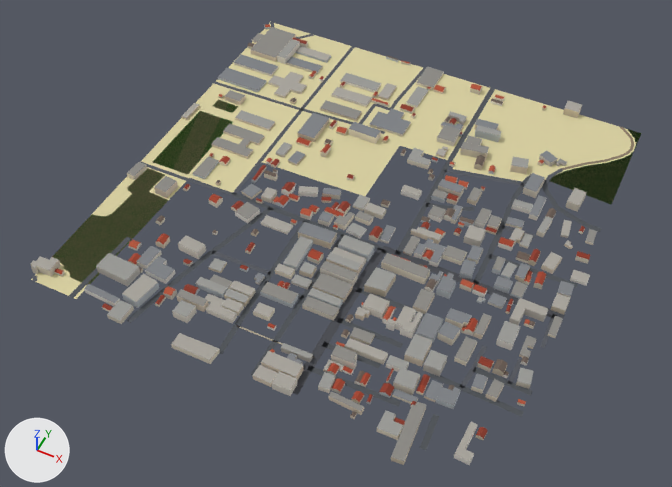
Before and after pictures for a commit that changed the glTF model public/tiles/-2_2.lod0.glb.
Rendered twice from a 50 mm lens placed at (299.0, -653.0, 733.0), pointed at (-4.0, -47.0, -25.0). The lights are fixed; the arrows at lower left show +X, +Y and +Z. The first picture is the older version. Where no turn or scale is listed for an object, it has been applied to the vertices. Vertices at exactly the same position are counted once.

Objects in the first picture: 'buildings_roofs', 'buildings_walls', 'landuse', 'roads'.
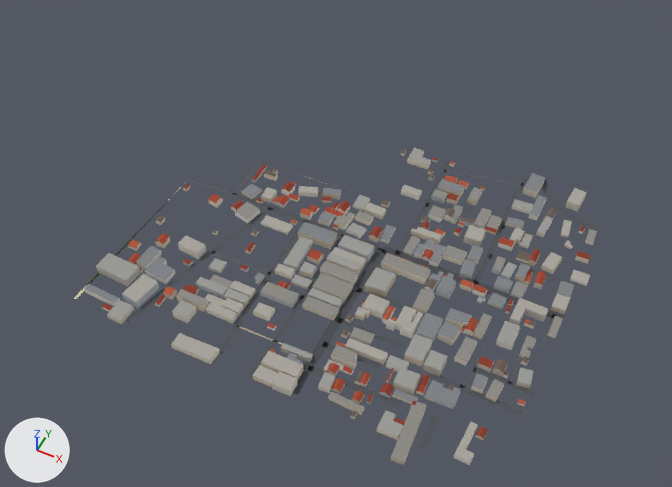
Where the newer file only moved an object's origin or applied its transform, the numbers keep the older frame.

What differs and where, as boxes [x1, y1, x2, y2] in the pictures (672 x 487 px; the box of a moved part takes in the faces that stretch with it):
'buildings_roofs', reshaped (9% narrower, 28% shorter)
    before: [31, 24, 597, 461]
    after: [84, 148, 597, 461]
'landuse', reshaped
    before: [31, 23, 641, 299]
    after: [74, 176, 323, 299]
'buildings_walls', reshaped (9% narrower, 29% shorter)
    before: [31, 25, 593, 465]
    after: [84, 151, 593, 465]
'roads', reshaped (21% narrower, 32% shorter)
    before: [32, 22, 634, 450]
    after: [127, 160, 601, 450]
part 1 of me_landuse, deleted (green)
    before: [153, 111, 233, 175]
part 2 of me_landuse, deleted
    before: [213, 100, 238, 113]
part 3 of me_landuse, cut back
    before: [31, 23, 641, 299]
    after: [74, 176, 323, 299]
part 4 of me_roads, deleted
    before: [32, 22, 634, 298]
part 5 of me_roads, moved or reshaped
    before: [141, 46, 355, 196]
    after: [187, 161, 261, 196]
part 6 of me_roads, moved or reshaped
    before: [544, 168, 563, 183]
    after: [442, 160, 549, 183]
part 7 of me_roads, deleted
    before: [442, 88, 495, 171]
part 8 of me_buildings_walls, deleted
    before: [31, 25, 582, 277]
part 9 of me_buildings_roofs, deleted
    before: [31, 24, 582, 274]

The change, as a list of edits to the scene's bpy script:
```text
Change me_landuse:
    used by ob_landuse; location = (0.0, 0.0, 0.0)
    remove me_landuse.from_pydata(...)  # 61 vertices, 56 faces; spans x -250.0..250.0, y -250.0..250.0, z 0.0
    add me_landuse.from_pydata(...)  # 22 vertices, 10 faces; spans x -196.0..250.0, y -250.0..126.0, z 0.0
    me_landuse part 1: the loose piece of 5 vertices spanning x -238.0..-190.0, y -49.0..53.0, z 0.0 is deleted
    me_landuse part 2: the loose piece of 4 vertices spanning x -229.0..-199.0, y 65.0..80.0, z 0.0 is deleted
    me_landuse part 3
    36 vertices are removed from x -250.0..250.0, y -250.0..250.0, z 0.0
    50 faces are deleted
    2 vertices move from x -197.0..152.0, y -92.0..110.0, z 0.0 to x -188.0..155.0, y -92.0..125.0, z 0.0
    6 vertices are added at (-196.0, -250.0, 0.0), (-153.0, -51.0, 0.0), (-130.0, -37.0, 0.0), (-129.0, 7.0, 0.0), (155.0, 126.0, 0.0), (-195.0, -230.0, 0.0)
    9 new faces join them
Change me_roads:
    used by ob_roads; location = (0.0, 0.0, 0.0)
    remove me_roads.from_pydata(...)  # 321 vertices, 240 faces; spans x -251.0..251.0, y -251.0..251.0, z 0.0
    add me_roads.from_pydata(...)  # 228 vertices, 160 faces; spans x -185.0..251.0, y -250.0..124.0, z 0.0
    me_roads part 4: 7 loose pieces with 88 vertices, spanning x -251.0..249.0, y -251.0..251.0, z 0.0, are deleted
    me_roads part 5: 8 vertices removed from x -250.0..-124.0, y -59.0..250.0, z 0.0; 4 vertices added at x -185.0..-125.0, y -58.0..6.0, z 0.0
    me_roads part 6: 4 vertices removed from x 175.0..187.0, y 131.0..149.0, z 0.0; 4 vertices added at x 63.0..178.0, y 104.0..124.0, z 0.0
    me_roads part 7: 2 vertices removed from x 62.0..68.0, y 250.0, z 0.0
    other edits to the shape of me_roads do not show in these pictures
Change me_buildings_walls:
    used by ob_buildings_walls; location = (1.0, -7.0, 5.0)
    remove me_buildings_walls.from_pydata(...)  # 3045 vertices, 3066 faces; spans x -258.0..258.0, y -265.0..265.0, z -5.0..5.0
    add me_buildings_walls.from_pydata(...)  # 2257 vertices, 2277 faces; spans x -196.0..258.0, y -265.0..125.0, z -5.0..5.0
    me_buildings_walls part 8: 77 loose pieces with 787 vertices, spanning x -258.0..186.0, y -234.0..265.0, z -5.0..5.0, are deleted
    other edits to the shape of me_buildings_walls do not show in these pictures
Change me_buildings_roofs:
    used by ob_buildings_roofs; location = (1.0, -7.0, 6.0)
    remove me_buildings_roofs.from_pydata(...)  # 1676 vertices, 1054 faces; spans x -258.0..258.0, y -265.0..265.0, z -3.0..3.0
    add me_buildings_roofs.from_pydata(...)  # 1243 vertices, 777 faces; spans x -196.0..258.0, y -265.0..125.0, z -3.0..3.0
    me_buildings_roofs part 9: 78 loose pieces with 433 vertices, spanning x -258.0..186.0, y -234.0..265.0, z -3.0..3.0, are deleted
```
